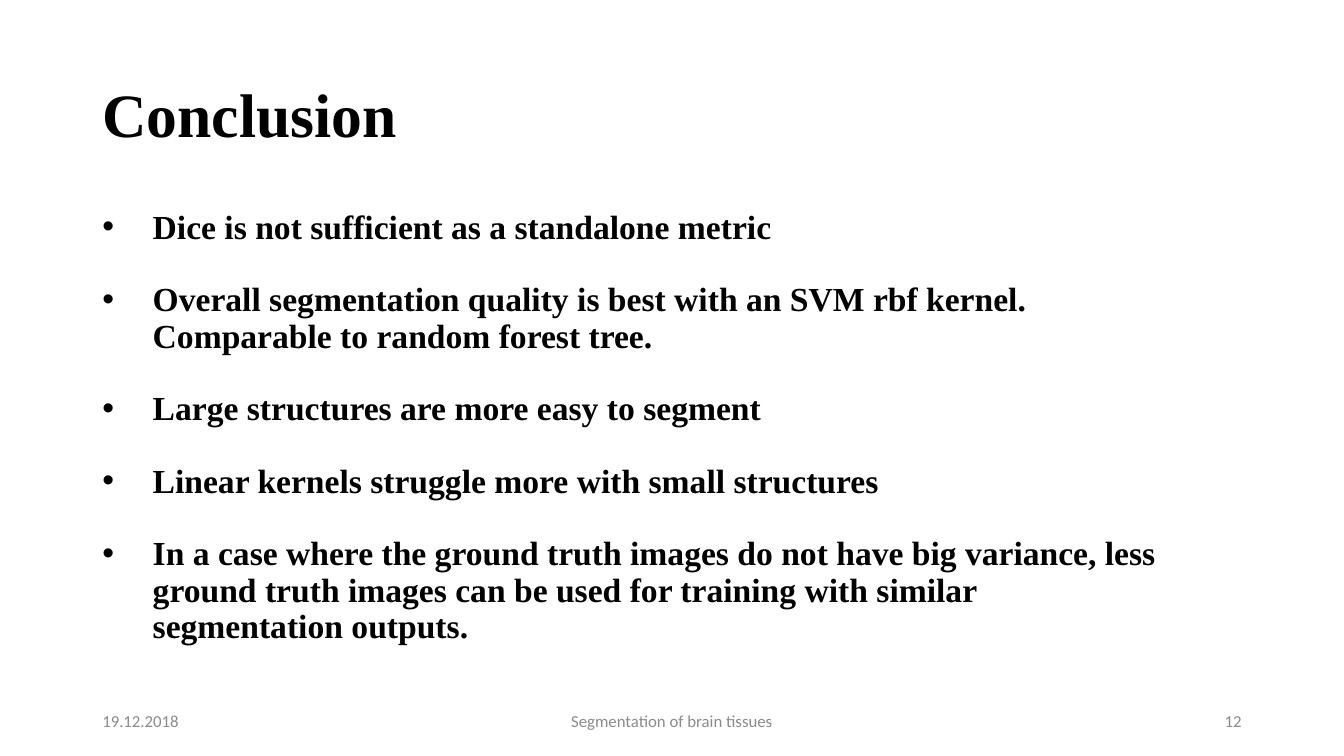
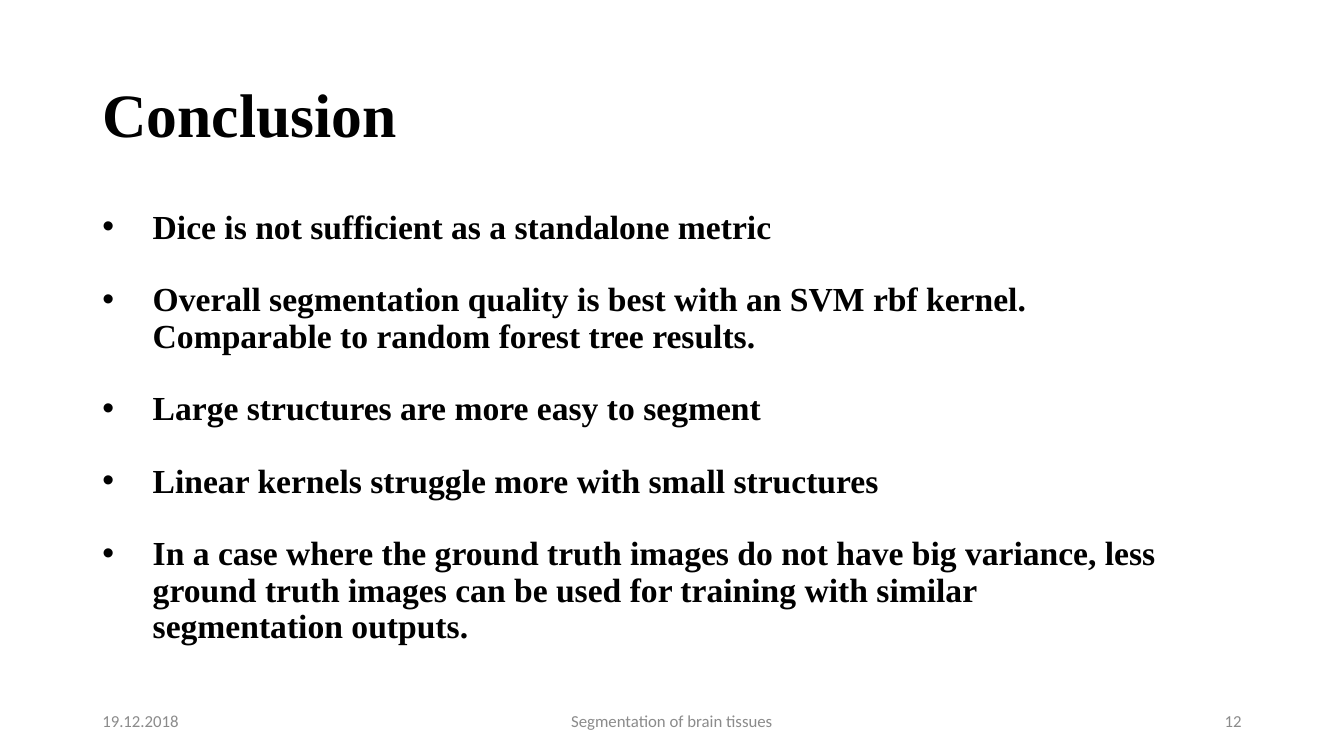
Before and after one commit to mhayoz/MIALab, a slide deck: slide 12 of Final Mialab.pptx. Drawn at 1344x756 pixels with LibreOffice and Linux fonts; fonts in the diff are those of the drawing; background and template pictures are left out. Boxes give left, top, right and bottom in pixels: in the first picture for what was removed or moved away, otherwise in the second. Text is boxed around its words. In the diff, an @@ line names an element or a change of style, - is before the commit and + after.

```diff
--- a/Final Mialab.pptx
+++ b/Final Mialab.pptx
@@ text at <box>153,287,1026,354</box>: text changed @@
-• Overall segmentation quality is best with an SVM rbf kernel. Comparable to random forest tree.
+• Overall segmentation quality is best with an SVM rbf kernel. Comparable to random forest tree results.
```
Also in this commit, not shown: 1 other file.
